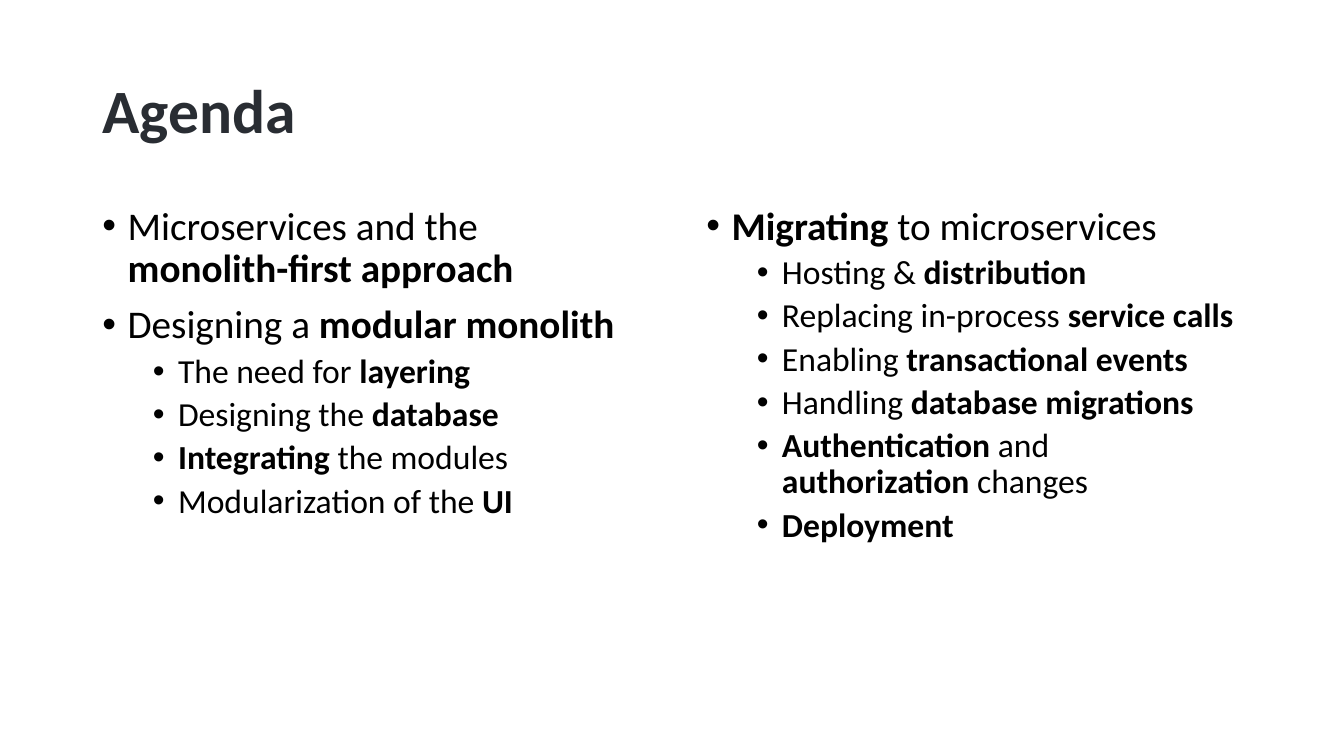
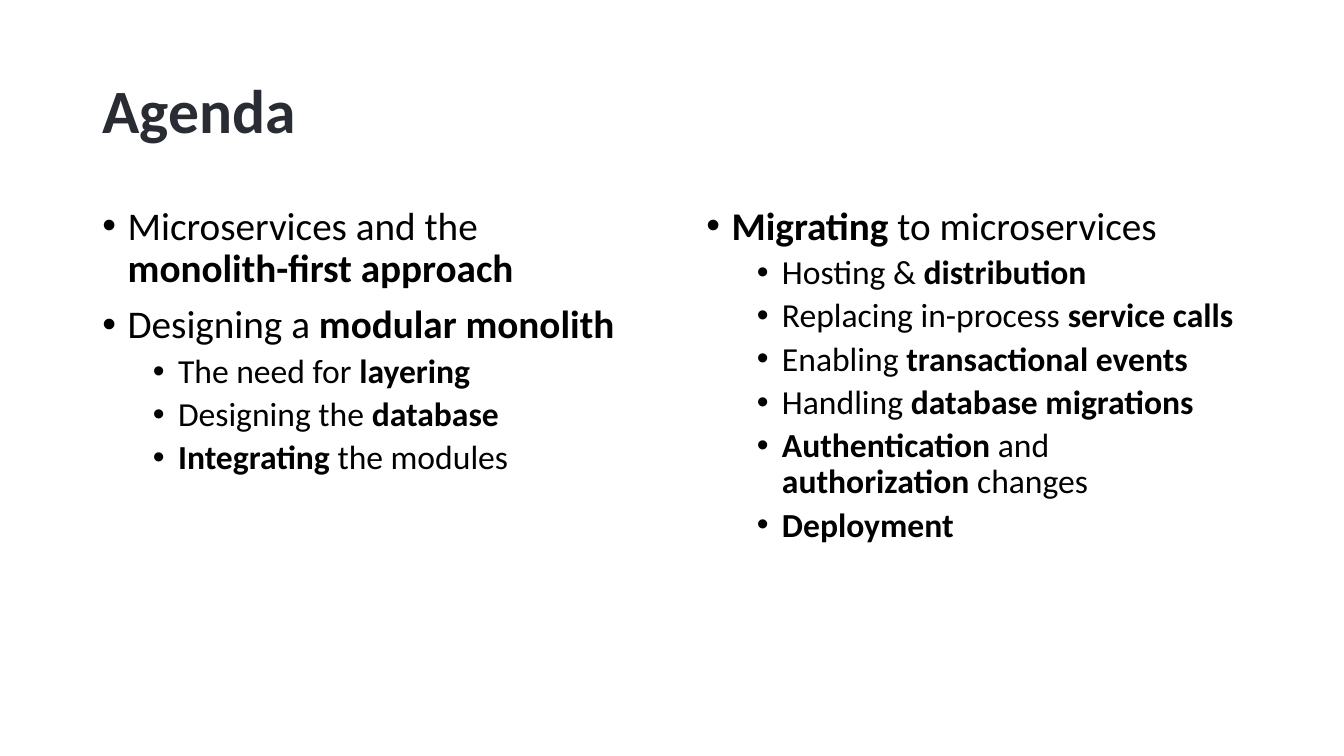
Before and after one commit to hikalkan/presentations, a slide deck: slide 2 of 2024-05-09 Designing Monolith First for Microservice Architecture/Monolith First Presentation.pptx. Drawn at 1344x756 pixels with LibreOffice and Linux fonts; fonts in the diff are those of the drawing; background and template pictures are left out. Boxes give left, top, right and bottom in pixels: in the first picture for what was removed or moved away, otherwise in the second. Text is boxed around its words. In the diff, an @@ line names an element or a change of style, - is before the commit and + after.

```diff
--- a/2024-05-09 Designing Monolith First for Microservice Architecture/Monolith First Presentation.pptx
+++ b/2024-05-09 Designing Monolith First for Microservice Architecture/Monolith First Presentation.pptx
@@ text at <box>178,489,513,514</box>: paragraph removed @@
-  • Modularization of the UI
```
Also in this commit, not shown: 1 other slide changed, 5 slides removed.
